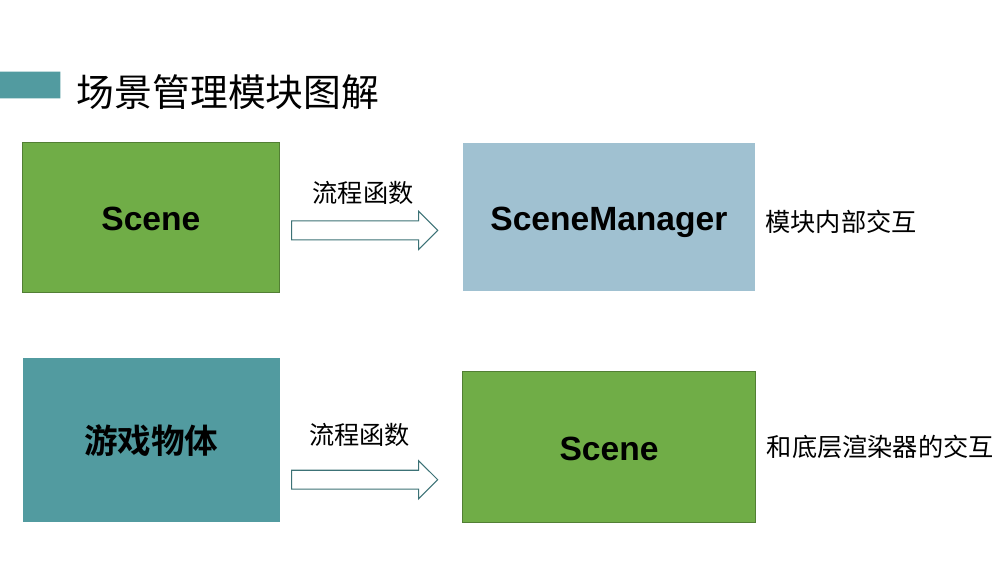
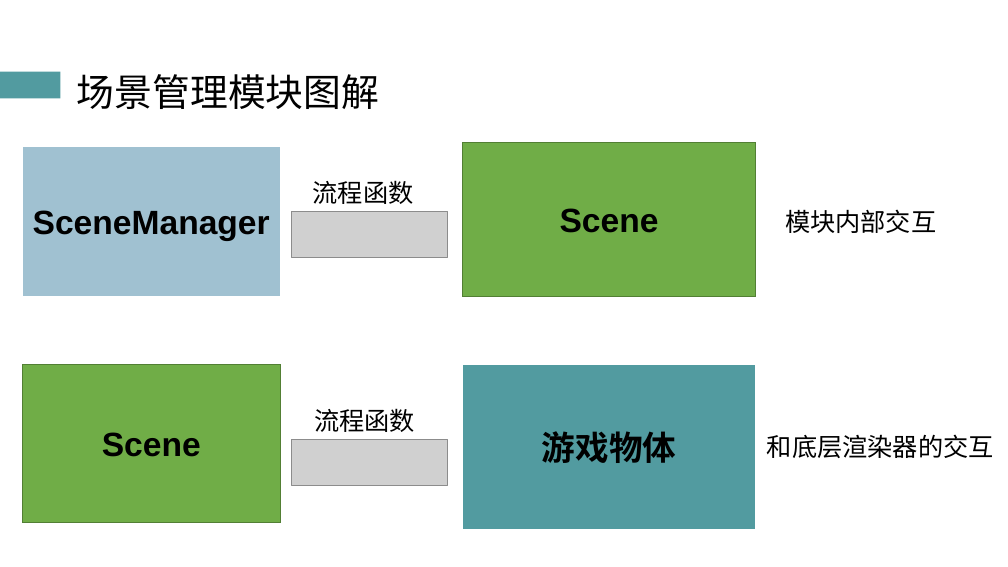
Before and after one commit to atom-chen/Main, a slide deck: slide 11 of OpenGL/答辩PPT.pptx. Drawn at 1008x567 pixels with LibreOffice and Linux fonts; fonts in the diff are those of the drawing; grey boxes stand for pictures. Boxes give left, top, right and bottom in pixels: in the first picture for what was removed or moved away, otherwise in the second. Text is boxed around its words. In the diff, an @@ line names an element or a change of style, - is before the commit and + after.

```diff
--- a/OpenGL/答辩PPT.pptx
+++ b/OpenGL/答辩PPT.pptx
@@ rectangle "SceneManager": place and size @@
-rectangle "SceneManager" at <box>462,142,755,293</box>
+rectangle "SceneManager" at <box>22,146,281,296</box>
@@ rectangle "Scene": place and size @@
-rectangle "Scene" at <box>22,142,280,293</box>
+rectangle "Scene" at <box>462,142,756,296</box>
@@ text "模块内部交互": place and size @@
-text "模块内部交互" at <box>765,209,916,233</box>
+text "模块内部交互" at <box>785,209,936,233</box>
@@ right arrow removed at <box>292,212,438,250</box> @@
@@ picture added at <box>292,212,448,258</box> @@
@@ rectangle "Scene": place and size @@
-rectangle "Scene" at <box>462,371,756,523</box>
+rectangle "Scene" at <box>22,364,281,523</box>
@@ rectangle "游戏物体": place and size @@
-rectangle "游戏物体" at <box>22,358,281,523</box>
+rectangle "游戏物体" at <box>462,364,756,529</box>
@@ text "流程函数": place and size @@
-text "流程函数" at <box>309,422,410,446</box>
+text "流程函数" at <box>314,408,415,432</box>
@@ picture added at <box>292,439,448,485</box> @@
@@ right arrow removed at <box>292,461,438,498</box> @@
```
Also in this commit, not shown: 13 other slides changed, 2 other files.
